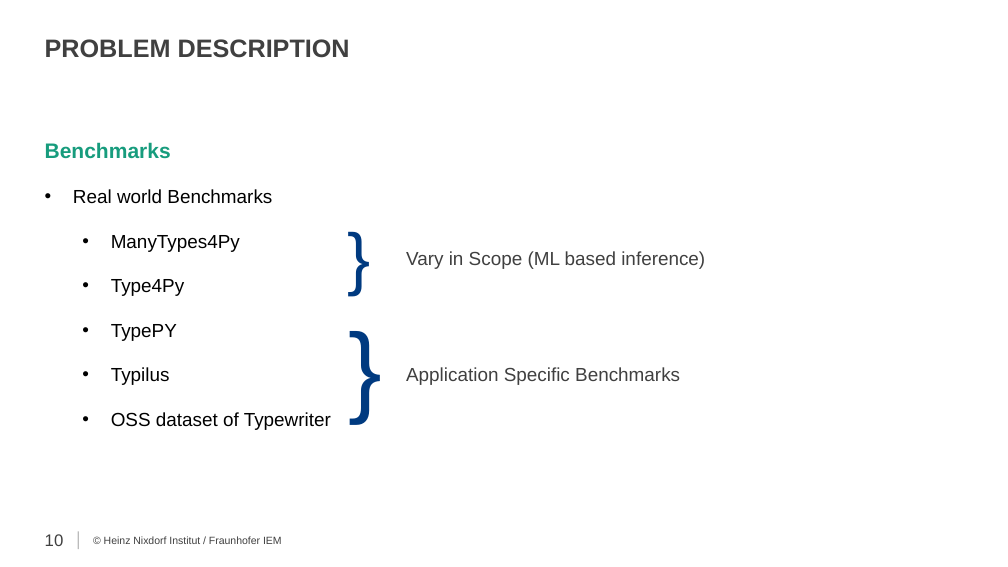
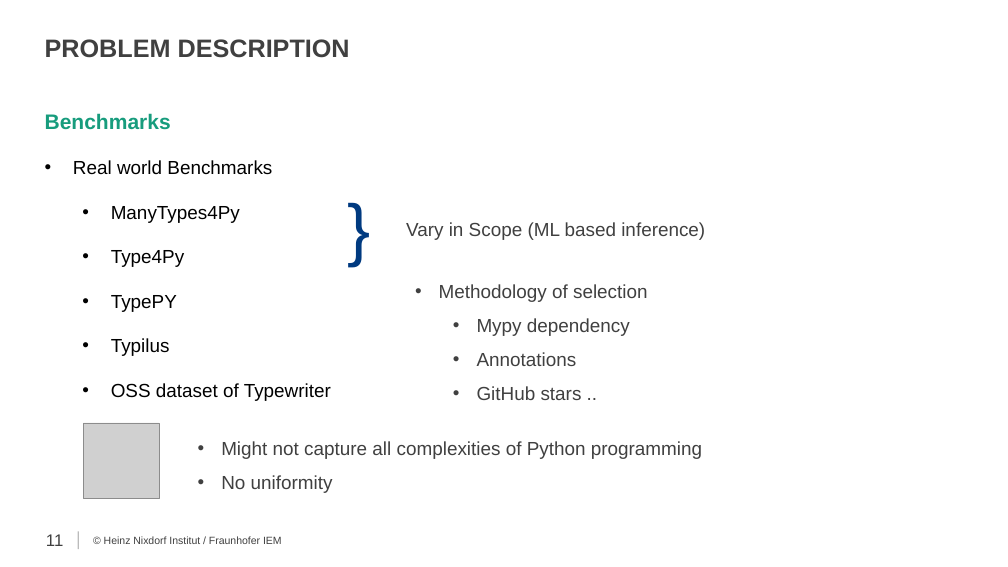
Before and after one commit to secure-software-engineering/TypeEvalPy, a slide deck: slide 11 of proposal/proposal_Samkutty.pptx (slide 10 before the commit). Drawn at 1008x567 pixels with LibreOffice and Linux fonts; fonts in the diff are those of the drawing; grey boxes stand for pictures; background and template pictures are left out. Boxes give left, top, right and bottom in pixels: in the first picture for what was removed or moved away, otherwise in the second. Text is boxed around its words. In the diff, an @@ line names an element or a change of style, - is before the commit and + after.

```diff
--- a/proposal/proposal_Samkutty.pptx
+++ b/proposal/proposal_Samkutty.pptx
@@ 3 texts: place and size @@
-3 texts at bbox=[45, 142, 705, 430]
+3 texts at bbox=[45, 113, 705, 401]
@@ text added at bbox=[439, 284, 648, 400], 18 pt, text #404040 @@
+• Methodology of selection
+  • Mypy dependency
+  • Annotations
+  • GitHub stars ..
@@ text removed at bbox=[349, 304, 424, 411] @@
-}
@@ text removed at bbox=[406, 367, 680, 385] @@
-Application Specific Benchmarks
@@ picture added at bbox=[83, 423, 159, 498] @@
@@ text added at bbox=[221, 441, 702, 493], 18 pt, text #404040 @@
+• Might not capture all complexities of Python programming
+• No uniformity
@@ page number at bbox=[46, 534, 63, 546]: text changed @@
-10
+11
```
Also in this commit, not shown: 10 other slides changed, 3 slides added.
